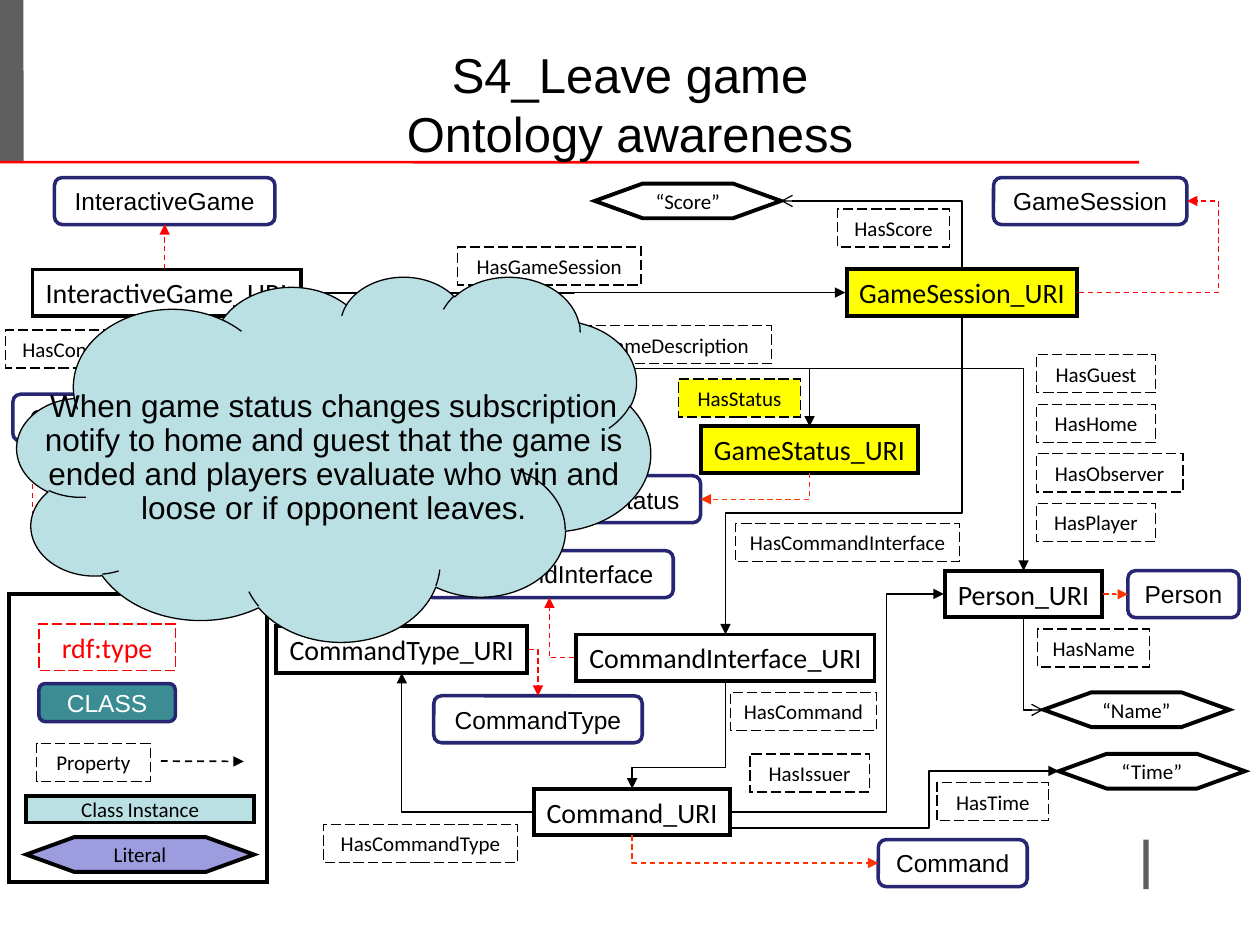
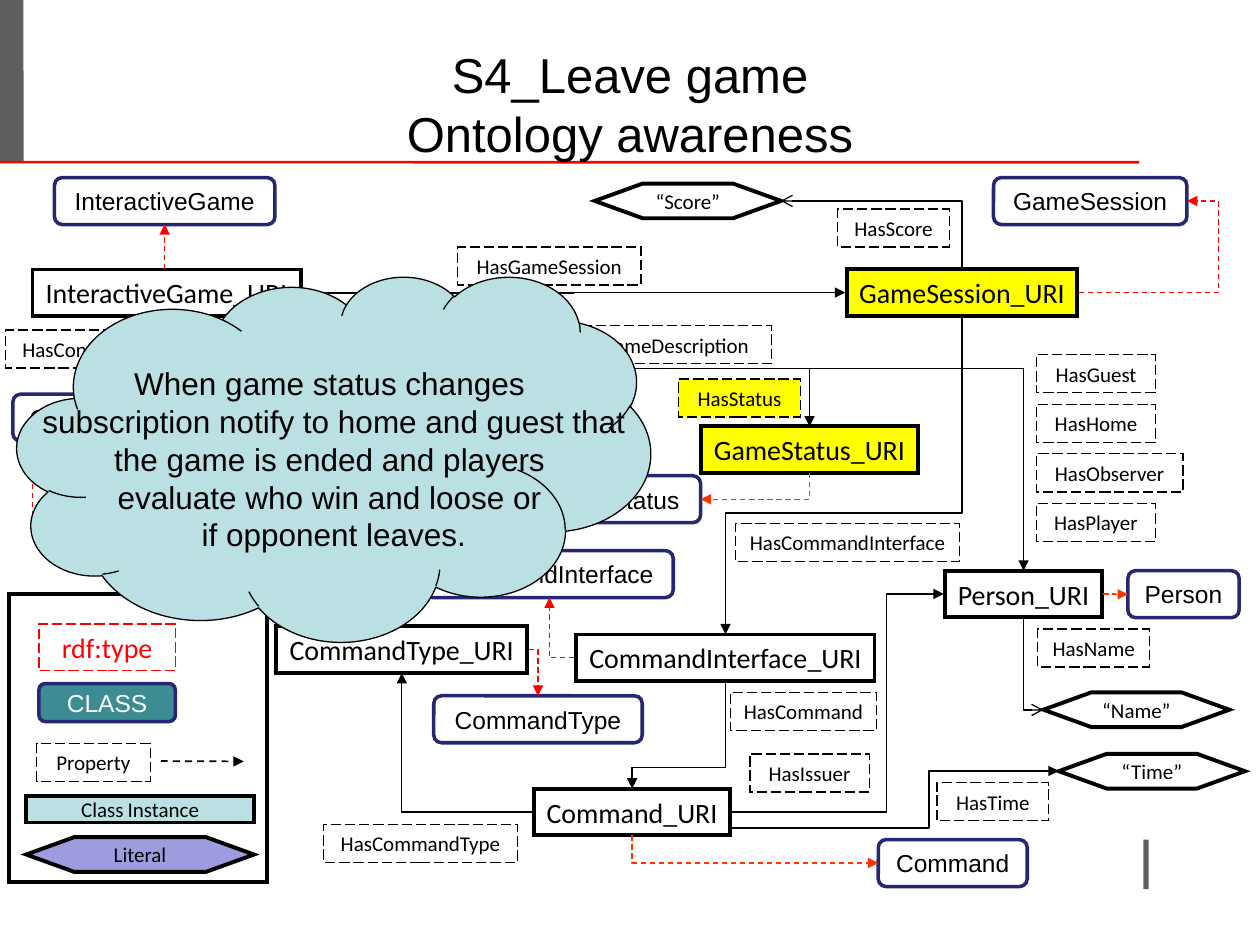
Before and after one commit to LeoIannacone/Rock-Paper-Scissors-Lizard-Spock, a slide deck: slide 24 of doc/ProjectTemplate.ppt (slide 23 before the commit). Drawn at 1260x945 pixels with LibreOffice and Linux fonts; fonts in the diff are those of the drawing; background and template pictures are left out. Boxes give left, top, right and bottom in pixels: in the first picture for what was removed or moved away, otherwise in the second. Text is boxed around its words. In the diff, an @@ line names an element or a change of style, - is before the commit and + after.

```diff
--- a/doc/ProjectTemplate.ppt
+++ b/doc/ProjectTemplate.ppt
@@ text in freeform shape at <box>42,372,624,552</box>: text changed @@
-When game status changes subscription notify to home and guest that the game is ended and players evaluate who win and loose or if opponent leaves.
+When game status changes
+subscription notify to home and guest that the game is ended and players
+evaluate who win and loose or
+if opponent leaves.
```
Also in this commit, not shown: 13 other slides changed, 4 slides added, 1 other file.
